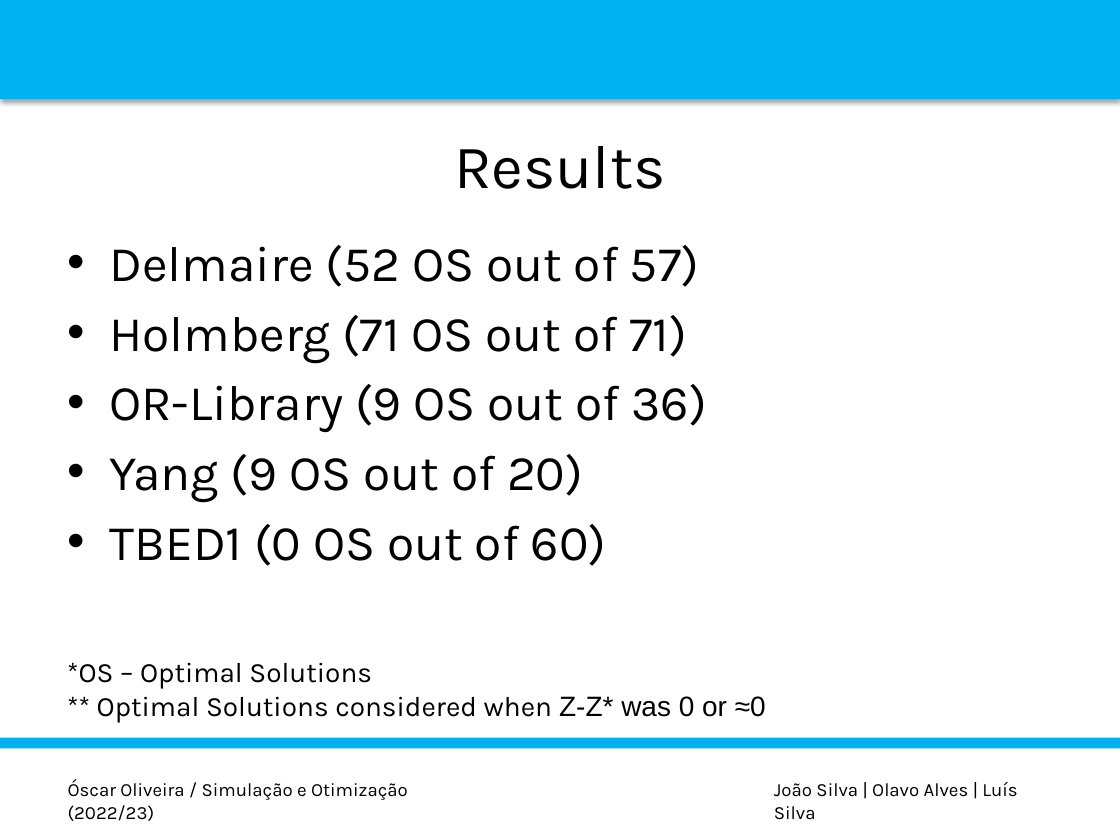
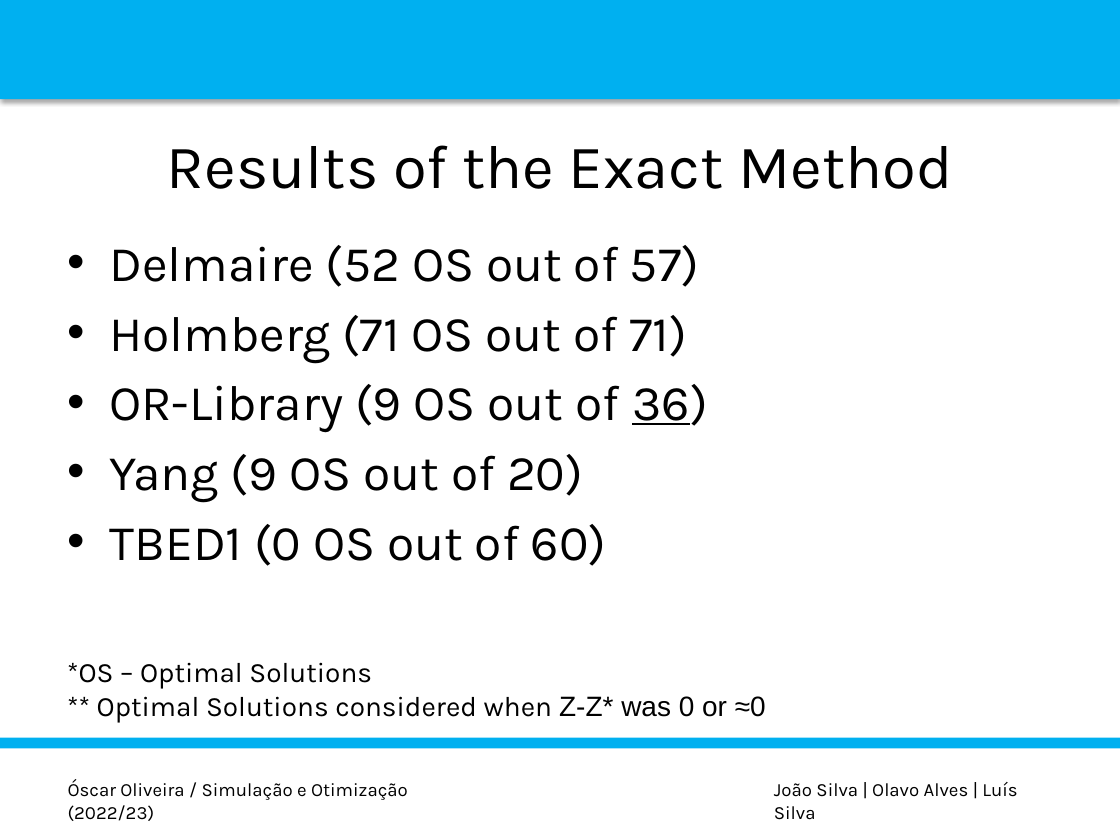
Before and after one commit to luispedro30/SO_trabalho, a slide deck: slide 12 of P_POINT_SO.pptx (slide 7 before the commit). Drawn at 1120x840 pixels with LibreOffice and Linux fonts; fonts in the diff are those of the drawing; background and template pictures are left out. Boxes give left, top, right and bottom in pixels: in the first picture for what was removed or moved away, otherwise in the second. Text is boxed around its words. In the diff, an @@ line names an element or a change of style, - is before the commit and + after.

```diff
--- a/P_POINT_SO.pptx
+++ b/P_POINT_SO.pptx
@@ title at <box>167,145,952,189</box>: text changed @@
-Results
+Results of the Exact Method
@@ text at <box>109,384,708,432</box>: underline on in "36)" @@
```
Also in this commit, not shown: 5 other slides changed, 7 slides added, 1 other file.
